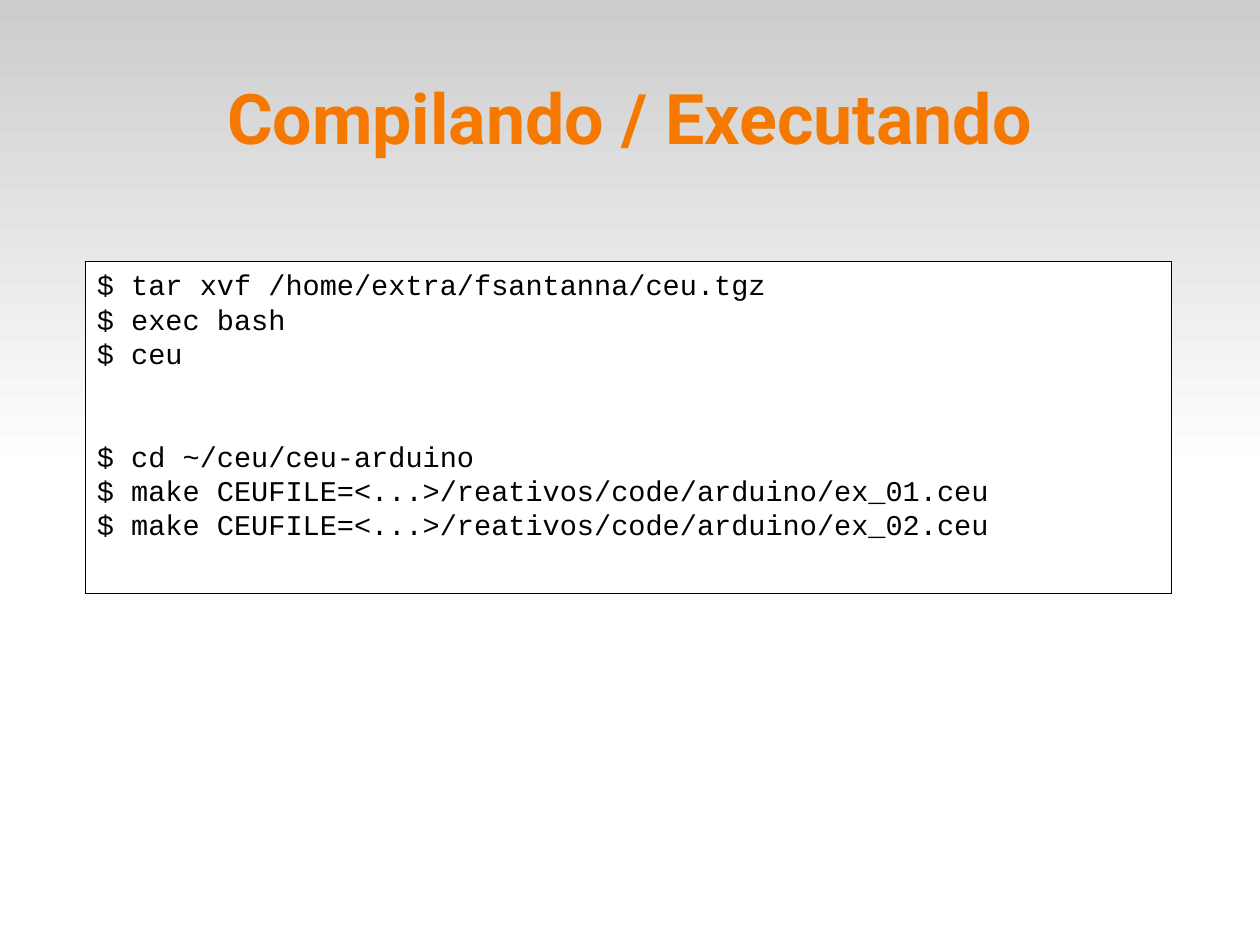
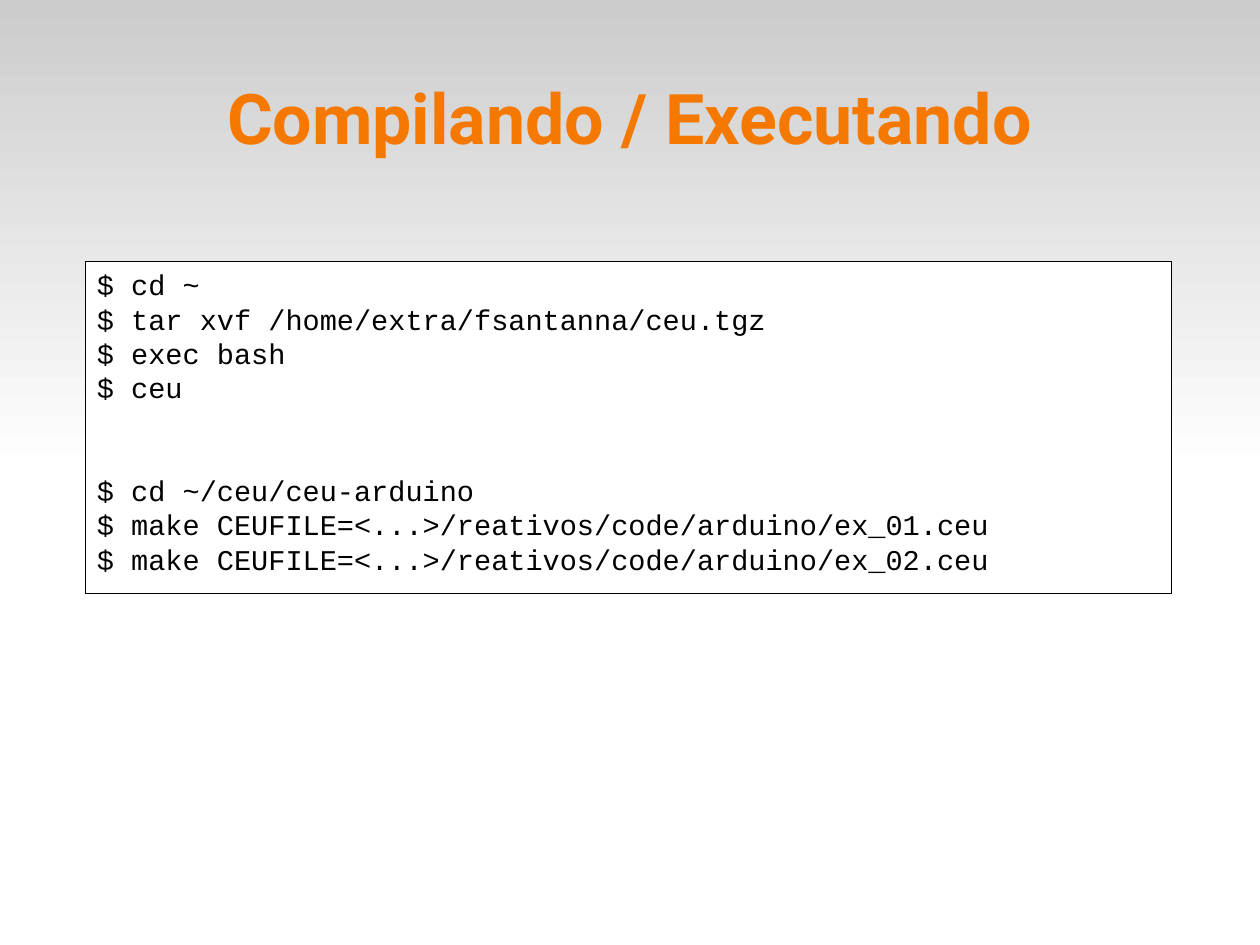
Before and after one commit to fsantanna-uerj/reativos, a slide deck: slide 20 of slides/05_ceu.odp. Drawn at 1260x945 pixels with LibreOffice and Linux fonts; fonts in the diff are those of the drawing. Boxes give left, top, right and bottom in pixels: in the first picture for what was removed or moved away, otherwise in the second. Text is boxed around its words. In the diff, an @@ line names an element or a change of style, - is before the commit and + after.

```diff
--- a/slides/05_ceu.odp
+++ b/slides/05_ceu.odp
@@ text in rectangle at [131, 275, 165, 296]: paragraph added @@
+$ cd ~
```
Also in this commit, not shown: 1 other slide changed, 5 other files.
